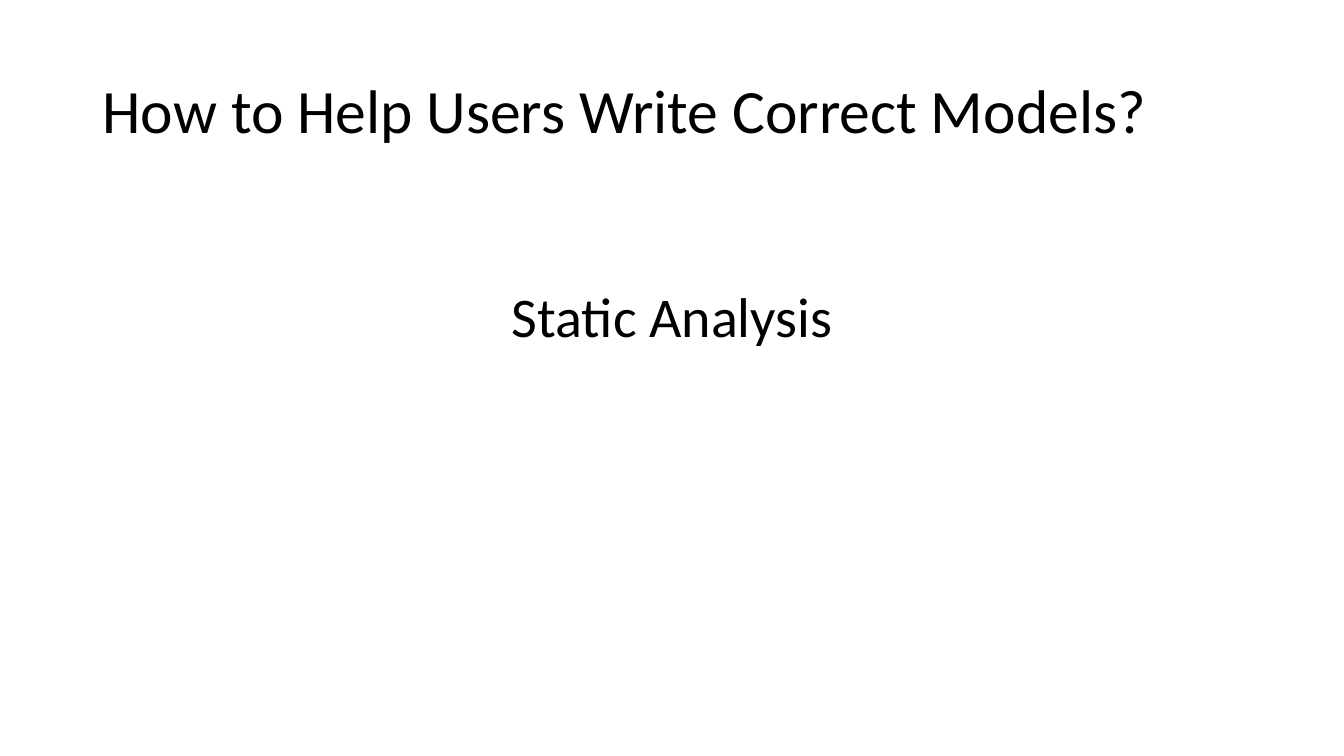
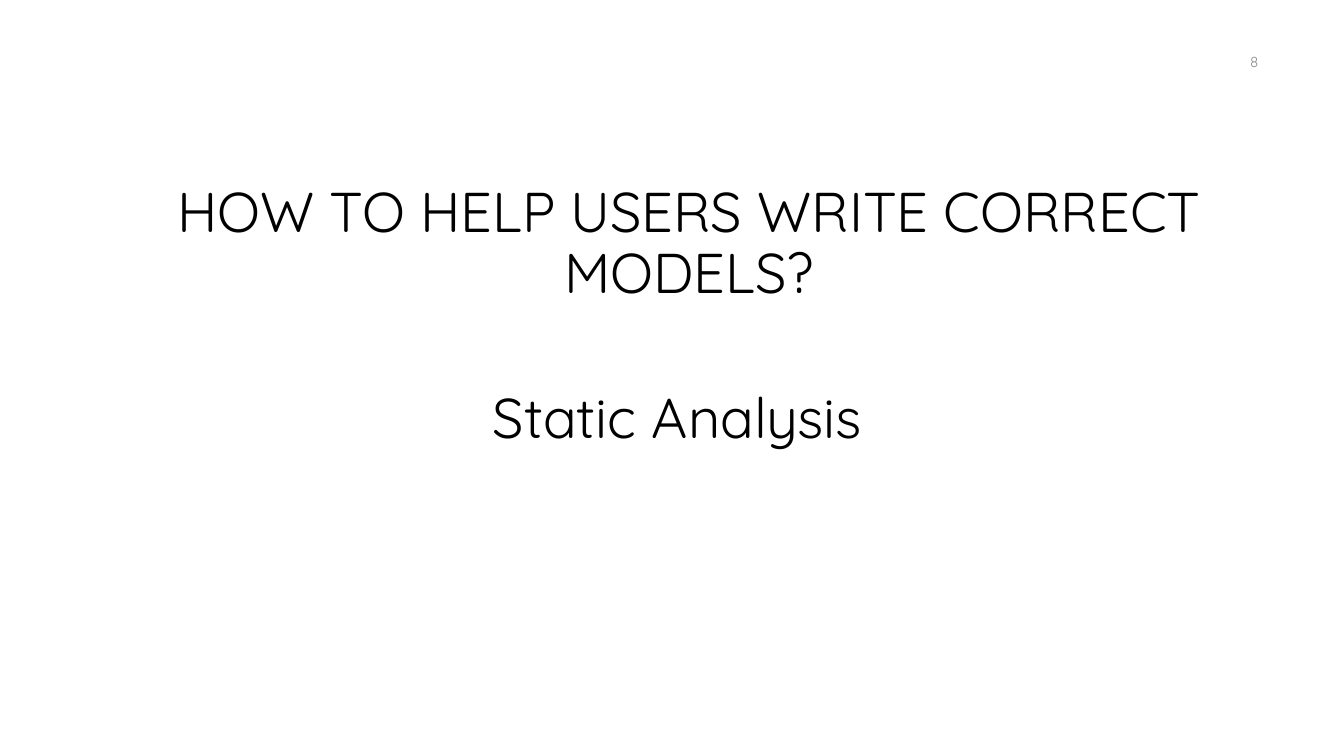
Before and after one commit to ross2jd/ECE654_Project, a slide deck: slide 8 of Presentation.pptx. Drawn at 1344x756 pixels with LibreOffice and Linux fonts; fonts in the diff are those of the drawing; background and template pictures are left out. Boxes give left, top, right and bottom in pixels: in the first picture for what was removed or moved away, otherwise in the second. Text is boxed around its words. In the diff, an @@ line names an element or a change of style, - is before the commit and + after.

```diff
--- a/Presentation.pptx
+++ b/Presentation.pptx
@@ page number added at (1250,57,1258,67), 10.5 pt, text #8C8C8C @@
+8
@@ title at (178,192,1200,294): text changed; size 44 to 40 pt; font Calibri to Quicksand @@
-How to Help Users Write Correct Models?
+HOW TO HELP USERS WRITE CORRECT MODELS?
@@ text "Static Analysis": place and size @@
-text "Static Analysis" at (512,298,832,346)
+text "Static Analysis" at (493,396,862,450)
@@ text "Static Analysis" at (493,396,862,450): font Calibri to Quicksand @@
```
Also in this commit, not shown: 16 other slides changed, 2 slides added, 1 slide removed, 5 other files.
